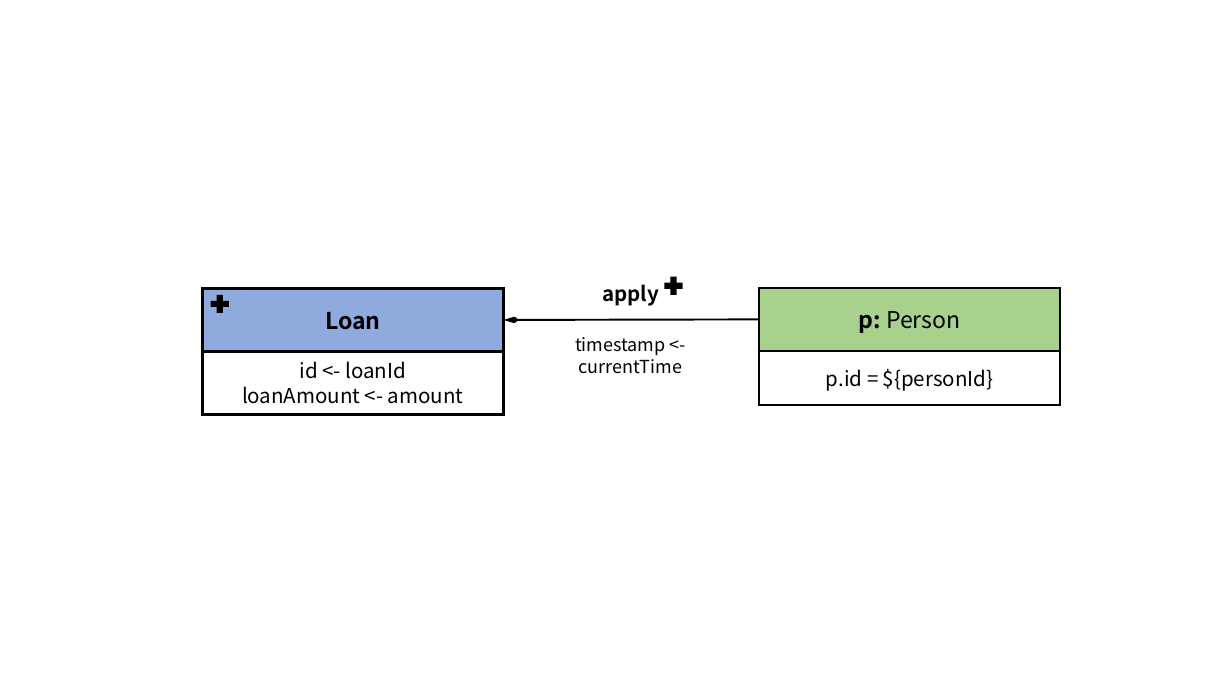
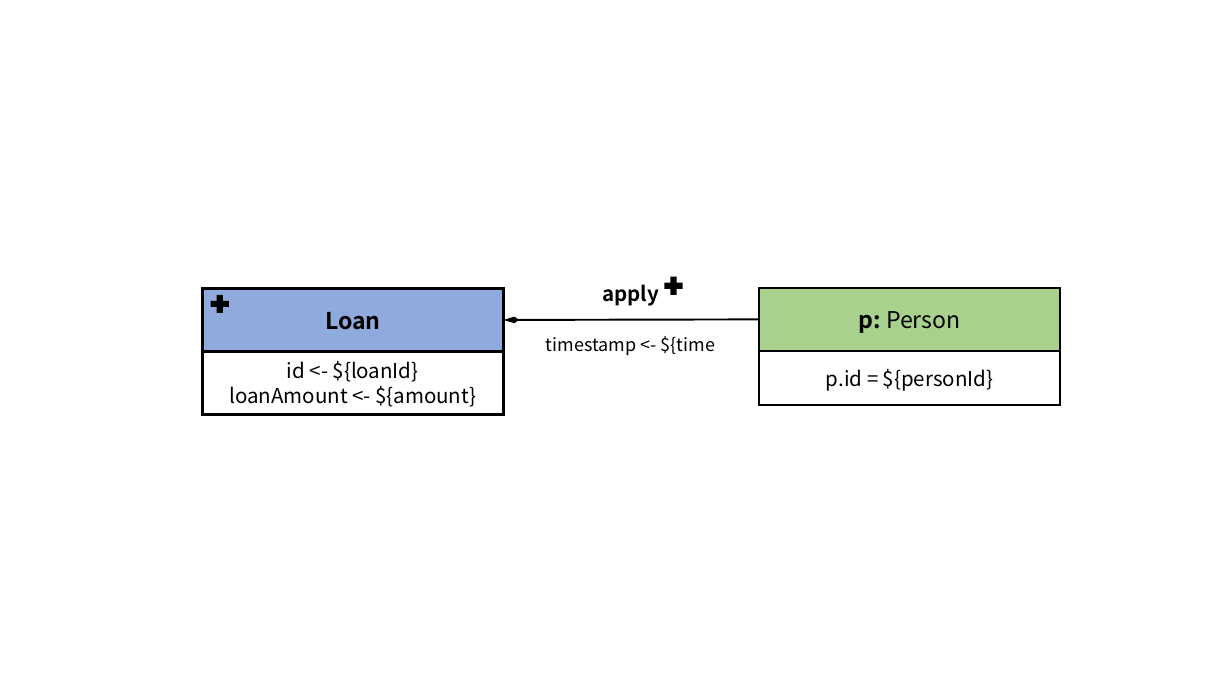
Before and after one commit to ldbc/ldbc_finbench_docs, a slide deck: slide 5 of patterns/transaction-write.pptx. Drawn at 1232x693 pixels with LibreOffice and Linux fonts; fonts in the diff are those of the drawing. Boxes give left, top, right and bottom in pixels: in the first picture for what was removed or moved away, otherwise in the second. Text is boxed around its words. In the diff, an @@ line names an element or a change of style, - is before the commit and + after.

```diff
--- a/patterns/transaction-write.pptx
+++ b/patterns/transaction-write.pptx
@@ text at (x1=546, y1=336, x2=715, y2=355): text changed @@
-timestamp <- currentTime
+timestamp <- ${time
@@ text in rectangle at (x1=229, y1=361, x2=476, y2=407): text changed @@
-id <- loanId
-loanAmount <- amount
+id <- ${loanId}
+loanAmount <- ${amount}
```
Also in this commit, not shown: 10 other slides changed, 43 other files.
